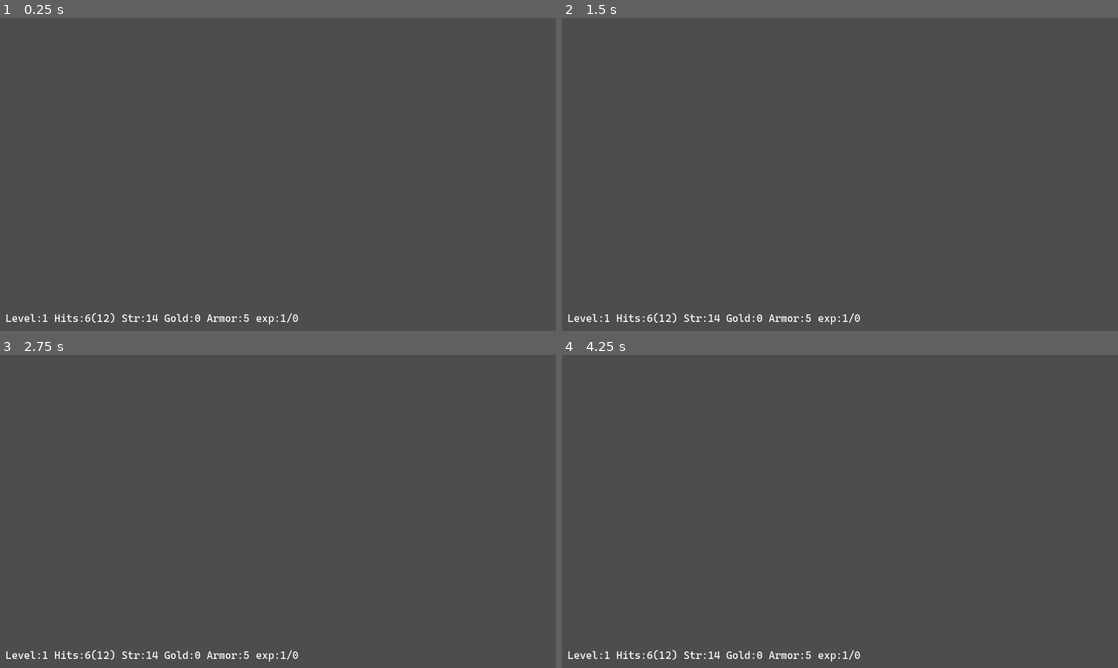
Above: before the commit, frames 1-4 (two rows, left to right).
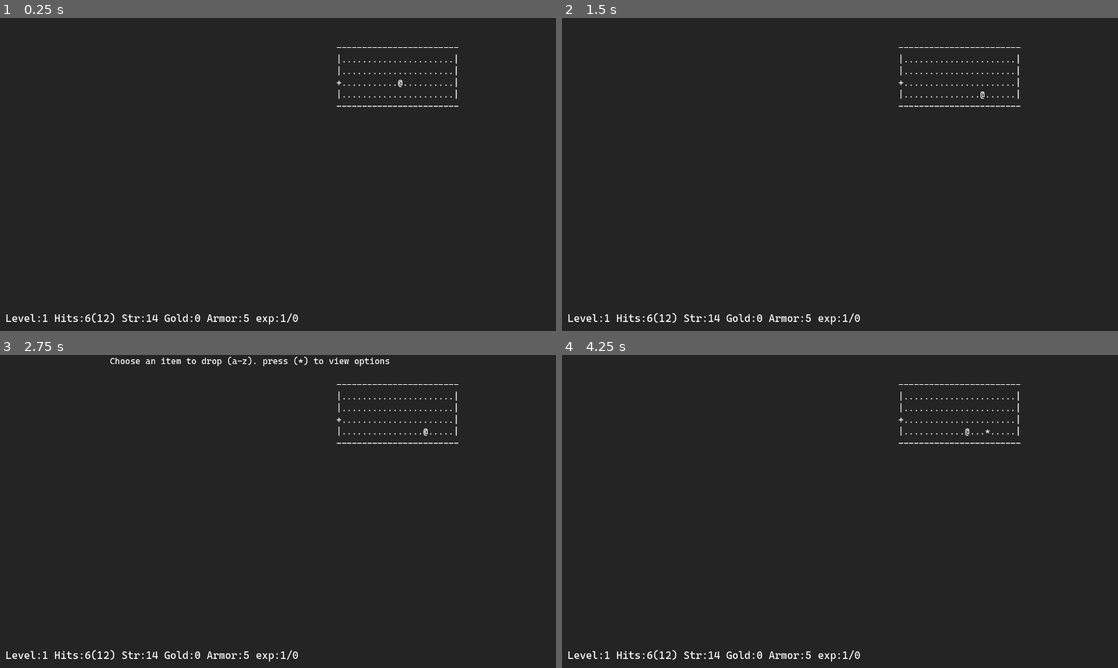
Above: after the commit, the same moments.

Repository: Kristjan-Kessel/GodotRogue
Game: Godot game, scene res://Scenes/main.tscn
Same seed, same stepped clock (60 frames per second), same inputs: the game is played once before the commit and once after it.
Inputs:
- Up to frame 1 (0.25 s): no input
- Up to frame 2 (1.5 s): tap Enter at 0.5 s; hold Right (ui_right) 0.53-1.28 s; tap T (command_take_armor_off) at 0.6 s; tap Space (continue) at 0.8, 1.35 s; hold Down (ui_down) from 1.28 s (still down)
- Up to frame 3 (2.75 s): tap T (command_take_armor_off) at 1.55 s; tap Space (continue) at 2, 2.3 s; release Down (ui_down) at 2.03 s; hold Right (ui_right) from 2.03 s (still down); tap D (command_drop) at 2.1 s
- Up to frame 4 (4.25 s): tap Space (continue) at 2.75, 3.5, 3.8 s; release Right (ui_right) at 2.78 s; hold Up (ui_up) 2.78-3.53 s; tap F (command_find) at 2.85 s; tap T (command_take_armor_off) at 3.05 s; hold Left (ui_left) from 3.53 s (still down); tap . (command_rest) at 3.6 s

The runs differ from the first frame. In frame 1, 100% of the frame differs, in the area x 0-100%, y 0-100%; in frame 2, 100%; in frame 3, 99%; in frame 4, 100%.
Error before the commit: Invalid assignment of property or key 'text' with value of type 'String' on a base object of type 'null instance'. (res://Scripts/main.gd:129)

Commit message:
Update fonts

Diff:
--- a/Globals/Constants.gd
+++ b/Globals/Constants.gd
@@ -13,6 +13,6 @@
 const ITEM = "*"
 const GOLD = "$"
 const TRAP = "&"
-const EMPTY = " "
+const EMPTY = " "
 const STAIRS = "^"
 const ARTIFACT = "☼"
--- a/Scenes/main.tscn
+++ b/Scenes/main.tscn
@@ -8,6 +8,16 @@
 
 [node name="Main" type="Node2D"]
 script = ExtResource("1_iie3f")
+
+[node name="Camera2D" type="Camera2D" parent="."]
+position = Vector2(638, 362)
+
+[node name="Background" type="ColorRect" parent="Camera2D"]
+offset_left = -643.0
+offset_top = -362.0
+offset_right = 705.0
+offset_bottom = 418.0
+color = Color(0.140447, 0.140447, 0.140447, 1)
 
 [node name="Enemies" type="Node" parent="."]
 
@@ -21,6 +31,15 @@
 offset_bottom = 707.0
 grow_horizontal = 2
 script = ExtResource("2_vud5e")
+
+[node name="MapLabel" type="Label" parent="UI"]
+layout_mode = 2
+size_flags_horizontal = 0
+size_flags_vertical = 2
+theme_override_fonts/font = ExtResource("3_pbw6q")
+theme_override_font_sizes/font_size = 20
+horizontal_alignment = 1
+vertical_alignment = 1
 
 [node name="StatsLabel" type="Label" parent="UI"]
 layout_mode = 2
@@ -37,9 +56,6 @@
 current_hp = 6
 strength = 14
 
-[node name="Camera2D" type="Camera2D" parent="."]
-position = Vector2(638, 362)
-
 [connection signal="action_taken" from="Player" to="." method="on_action_taken"]
 [connection signal="command_find" from="Player" to="." method="_on_player_command_find"]
 [connection signal="drop_item" from="Player" to="." method="_on_player_drop_item"]
--- a/Scripts/Items/Gold.gd
+++ b/Scripts/Items/Gold.gd
@@ -2,10 +2,10 @@
 class_name Gold
 
 func _init():
-	label = "Gold"
-	description = ""
-	ascii = Constants.GOLD
+    label = "Gold"
+    description = ""
+    ascii = Constants.GOLD
 
 func on_pickup(player: Node, tile: Tile):
-	player.stats.gold = player.stats.gold+1
-	type = Type.GOLD
+    player.stats.gold = player.stats.gold+1
+    type = Type.GOLD
--- a/Scripts/Items/Potion.gd
+++ b/Scripts/Items/Potion.gd
@@ -2,9 +2,9 @@
 class_name Potion
 
 func _init():
-	label = "Potion"
-	description = "Heals you to full health when drank"
-	type = Type.USEABLE
+    label = "Potion"
+    description = "Heals you to full health when drank"
+    type = Type.USEABLE
 
 func on_use(player: Node):
-	player.stats.current_hp = 100
+    player.stats.current_hp = 100
--- /dev/null
+++ b/Scripts/Items/artifact.gd
@@ -0,0 +1,11 @@
+extends Item
+class_name Artifact
+
+func _init():
+    label = "Artifact"
+    description = ""
+    ascii = Constants.ARTIFACT
+    type = Type.USEABLE
+
+func on_use(player: Node):
+    player.log_message.emit("You have won the game.")
--- a/Scripts/Level/level_generator.gd
+++ b/Scripts/Level/level_generator.gd
@@ -91,7 +91,7 @@
     # Spawn enemies and items
     var enemies = []
 
-    return [map, room_list, enemies]
+    return [map, enemies, room_list]
 
 static func select_and_generate_corridors(map: Array, room_grid: Array, room_list: Array):
     var orphan_rooms = Array(room_list)
@@ -343,7 +343,8 @@
                     var enemy = EnemyData.new(position,"res://Scripts/Enemies/goblin.tscn", true)
                     enemies.append(enemy)
                 Constants.ARTIFACT:
-                    tile = Tile.new("FLOOR", false, Constants.ARTIFACT, false, position)
+                    tile = Tile.new("FLOOR", true, Constants.FLOOR, false, position)
+                    tile.item = Artifact.new()
                 _:
                     tile = Tile.new("EMPTY", false,Constants.EMPTY, false, position)
             tile_map[y+offset_y][x+offset_x] = tile
--- a/Scripts/Player/player.gd
+++ b/Scripts/Player/player.gd
@@ -59,9 +59,9 @@
                 var item = get_item_from_key()
                 if item != null:
                     if item.type == item.Type.USEABLE:
+                        log_message.emit("Used "+item.label)
                         item.on_use(self)
                         inventory.erase(item)
-                        log_message.emit("Used "+item.label)
                     else:
                         log_message.emit("Invalid item.")
                         current_command = CommandType.NONE
--- a/Scripts/main.gd
+++ b/Scripts/main.gd
@@ -1,4 +1,6 @@
 extends Node2D
+
+const debug_sight = false
 
 var map_data : Array = []
 @onready var level = $UI/MapLabel
@@ -16,8 +18,8 @@
     Globals.initialize_randomness()
     print("Using seed: ", Globals.rng_seed)
     ui.update_stats(player, turn)
-    #new_level()
-    test_level("final.txt")
+    new_level()
+    #test_level("final.txt")
     #test_level("test.txt")
 
 func get_tile(position: Vector2) -> Tile:
@@ -82,14 +84,12 @@
     map_data = level_data[0]
     spawn_enemies_from_list(level_data[1])
     update_astar()
-    #reveal_room(get_tile(player.position))
+    reveal_room(get_tile(player.position))
     render_map()
 
 func render_map():
     var ptile = get_tile(player.position)
     var max_distance = 99
-
-    var debug_sight = true
 
     # Checks for line of sight with enemies
     for enemy in enemies.get_children():
@@ -143,7 +143,7 @@
         current_tile.discovered = true
 
         for ntile in get_tile_neighbours(current_tile):
-            if ntile.type in ["WALL", "FLOOR", "DOOR"]:
+            if ntile.type in ["WALL", "FLOOR", "DOOR", "STAIRS"]:
                 queue.append(ntile)
 
 func render_inventory(text: String):
Binary file added: Assets/RobotoMono-Medium.ttf
Not shown, added: Assets/RobotoMono-Medium.ttf.import
Not shown, added: Scripts/Items/artifact.gd.uid
